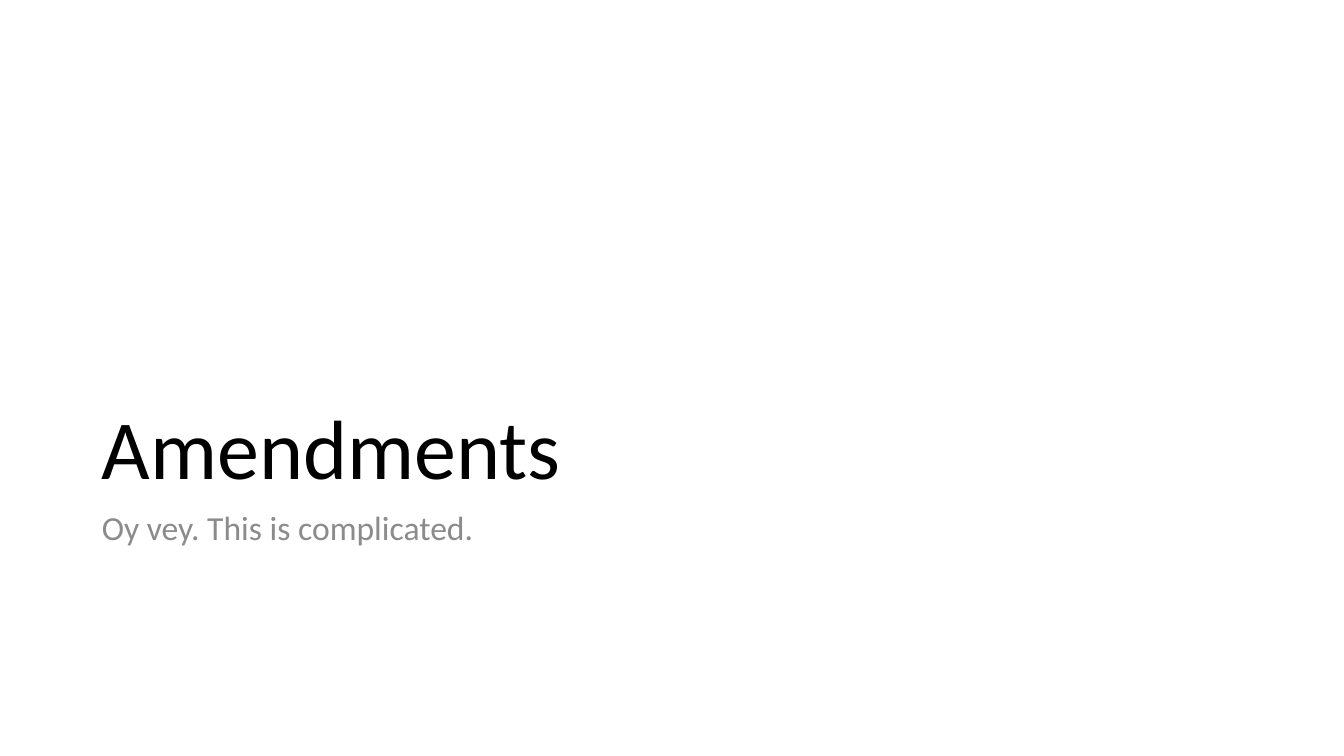
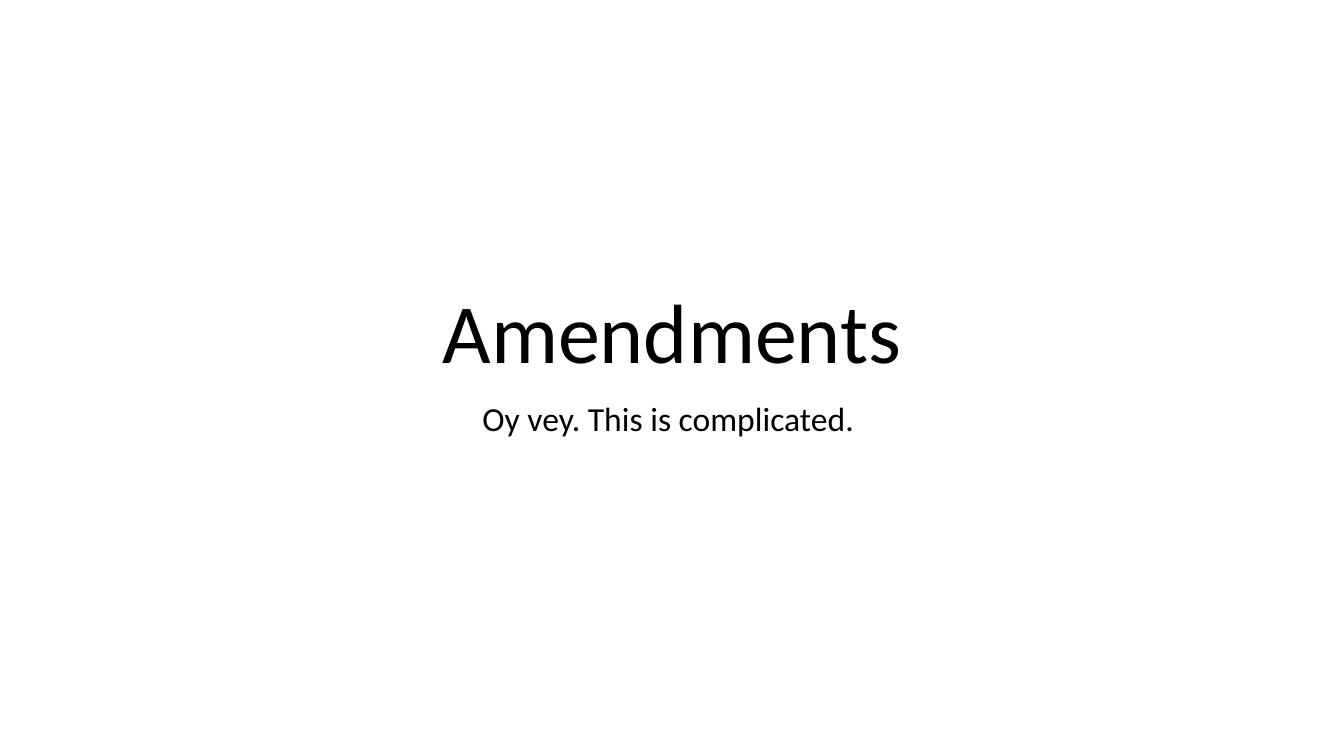
Before and after one commit to AdamSwenson/parliamentary-procedure-explainers, a slide deck: slide 1 of Presentations/Amendments.pptx (slide 2 before the commit). Drawn at 1344x756 pixels with LibreOffice and Linux fonts; fonts in the diff are those of the drawing. Boxes give left, top, right and bottom in pixels: in the first picture for what was removed or moved away, otherwise in the second. Text is boxed around its words. In the diff, an @@ line names an element or a change of style, - is before the commit and + after.

Commit message:
updated Amendments ppt

```diff
--- a/Presentations/Amendments.pptx
+++ b/Presentations/Amendments.pptx
@@ title "Amendments": place and size @@
-title "Amendments" at [102,420,561,480]
+title "Amendments" at [442,304,901,364]
@@ title "Amendments" at [442,304,901,364]: alignment left to centre @@
@@ subtitle "Oy vey. This is complicated.": place and size @@
-subtitle "Oy vey. This is complicated." at [102,516,473,546]
+subtitle "Oy vey. This is complicated." at [482,407,854,437]
@@ subtitle "Oy vey. This is complicated." at [482,407,854,437]: text colour #8C8C8C to #000000; alignment left to centre @@
```
Also in this commit, not shown: 17 other slides changed, 7 slides added, 7 slides removed, 5 other files.
